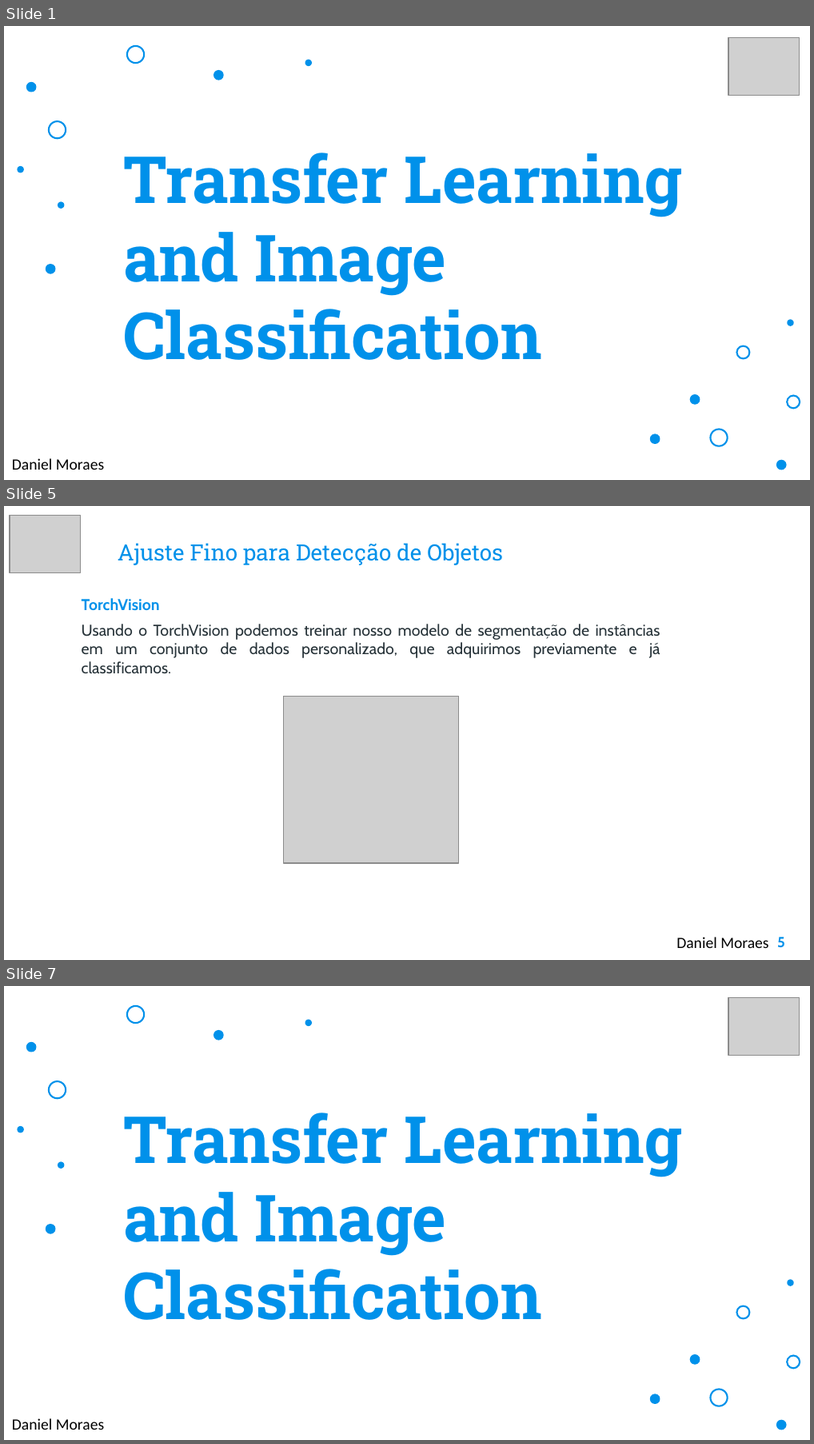
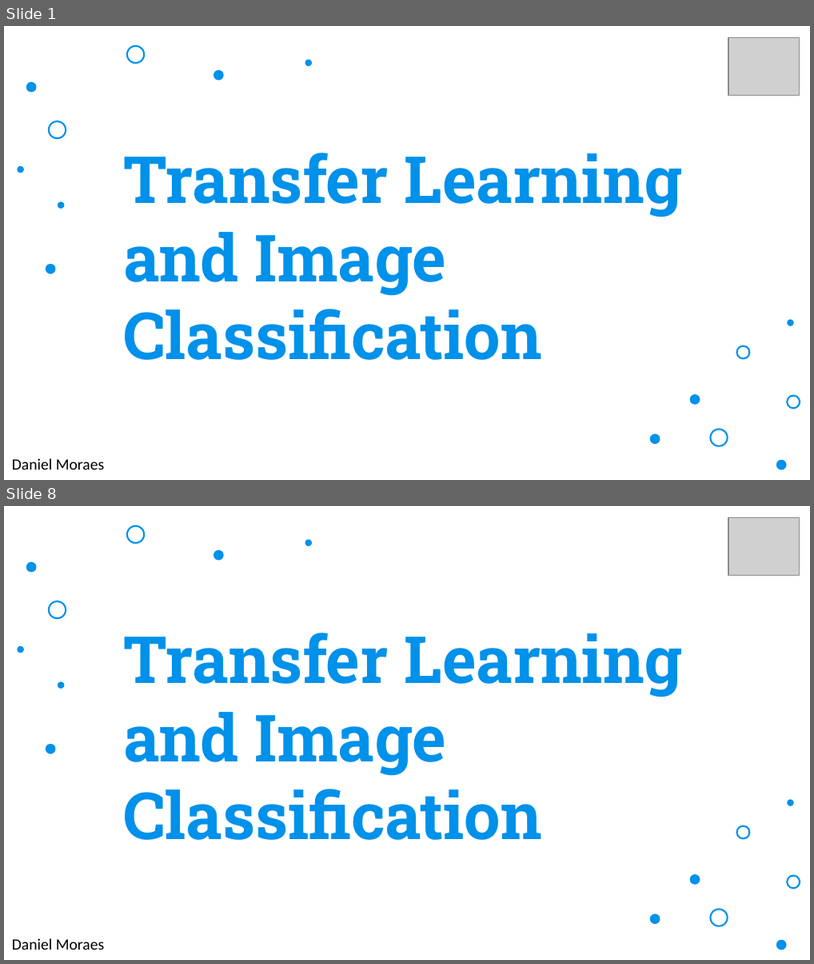
Before and after one commit to danielmoraesdelima/dissertacaounifor, a slide deck: Unifor - MIA - Transfer Learning and Image Classification.pptx. Shown one above the other, each under a label of ours: slides 1, 5 and 7 before the commit, slides 1 and 8 after it; the slides between them are not shown. The pictures are 814x1444 and 814x964 pixels, drawn with LibreOffice and Linux fonts; fonts in the diff are those of the drawing; grey boxes stand for pictures; background and template pictures are left out. Boxes give left, top, right and bottom in pixels: in the first picture for what was removed or moved away, otherwise in the second. Text is boxed around its words. In the diff, an @@ line names an element or a change of style, - is before the commit and + after.

```diff
--- a/Unifor - MIA - Transfer Learning and Image Classification.pptx
+++ b/Unifor - MIA - Transfer Learning and Image Classification.pptx
@@ slide 5 removed at <box>4,506,810,960</box>, background picture (left out) @@
@@ picture removed at <box>10,516,80,573</box> @@
@@ title removed at <box>118,543,503,565</box> @@
-Ajuste Fino para Detecção de Objetos
@@ text removed at <box>82,598,661,673</box> @@
-TorchVision
-Usando o TorchVision podemos treinar nosso modelo de segmentação de instâncias em um conjunto de dados personalizado, que adquirimos previamente e já classificamos.
@@ picture removed at <box>284,696,460,864</box> @@
@@ text removed at <box>677,936,769,948</box> @@
-Daniel Moraes
@@ page number removed at <box>778,936,786,948</box> @@
-5
@@ what was slide 7 is now slide 8 @@
```
Also in this commit, not shown: 1 slide changed, 5 slides added, 3 other slides removed.
